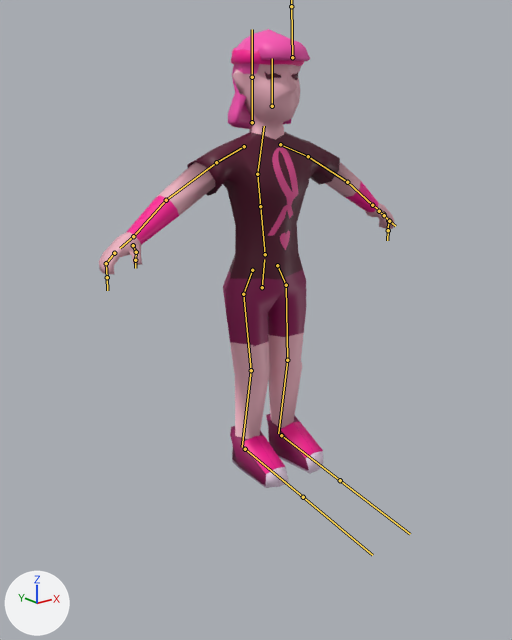
One commit to the FBX model Assets/Blender/zena raknica.fbx: the scene before it, then after it.
One viewpoint serves both versions: a 50 mm camera at (-1.117, -1.345, 0.946) aimed at (-0.049, -0.01, 0.412). The lights are fixed; the arrows at lower left show +X, +Y and +Z. The bones that bend it are drawn over the model as lines.
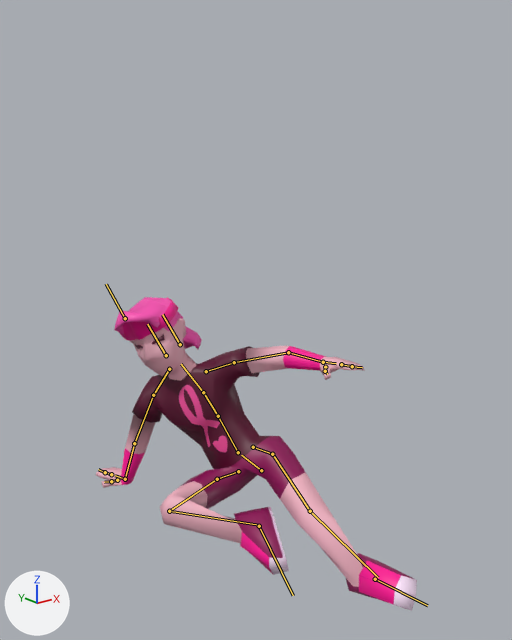
The newer file adds an action. The first version stands in its rest pose; the second is drawn at frame 48 of the action 'Armature|ArmatureAction'.

What differs and where, as boxes [x1, y1, x2, y2] in the pictures (512 x 640 px):
'Cube', posed (8% wider, 32% shorter): before [99, 29, 395, 488]; after [96, 297, 417, 611]
bone 'Bone', root to tip: before (262, 287) to (264, 259); after (261, 470) to (241, 455)
bone 'Bone.001', root to tip: before (265, 254) to (260, 206); after (238, 452) to (218, 416)
bone 'Bone.002', root to tip: before (260, 206) to (257, 174); after (218, 416) to (203, 392)
bone 'Bone.003', root to tip: before (257, 174) to (264, 126); after (203, 392) to (181, 364)
bone 'Bone.004', root to tip: before (272, 106) to (272, 58); after (166, 355) to (147, 324)
bone 'Bone.005', root to tip: before (252, 122) to (252, 77); after (180, 344) to (162, 314)
bone 'Bone.006', root to tip: before (292, 57) to (291, 6); after (125, 318) to (106, 284)
bone 'shoulder.L', root to tip: before (280, 144) to (308, 156); after (206, 371) to (234, 362)
bone 'arm2.L', root to tip: before (347, 182) to (372, 205); after (288, 352) to (323, 362)
bone 'fingers.L', root to tip: before (383, 214) to (388, 220); after (341, 364) to (352, 366)
bone 'fingers2.L', root to tip: before (388, 220) to (388, 230); after (352, 366) to (362, 367)
bone 'thumb.L', root to tip: before (379, 211) to (384, 215); after (325, 367) to (325, 371)
bone 'shoulder.R', root to tip: before (244, 146) to (216, 162); after (169, 369) to (153, 395)
bone 'arm.R', root to tip: before (216, 162) to (166, 200); after (153, 395) to (134, 443)
bone 'arm2.R', root to tip: before (166, 200) to (133, 236); after (134, 443) to (125, 479)
bone 'hand.R', root to tip: before (133, 236) to (120, 248); after (125, 479) to (115, 475)
bone 'fingers.R', root to tip: before (114, 253) to (106, 263); after (111, 474) to (105, 472)
bone 'fingers2.R', root to tip: before (106, 263) to (107, 277); after (105, 472) to (98, 469)
bone 'thumb.R', root to tip: before (133, 245) to (136, 252); after (117, 480) to (111, 481)
bone 'hip.L', root to tip: before (277, 265) to (286, 285); after (253, 447) to (272, 454)
bone 'thigh.L', root to tip: before (286, 285) to (287, 360); after (272, 454) to (310, 511)
bone 'leg.L', root to tip: before (287, 360) to (278, 433); after (310, 511) to (378, 577)
bone 'foot.L', root to tip: before (281, 435) to (340, 480); after (375, 579) to (427, 605)
bone 'hip.R', root to tip: before (252, 270) to (243, 294); after (238, 471) to (217, 479)
bone 'thigh.R', root to tip: before (243, 294) to (251, 370); after (217, 479) to (169, 511)
bone 'leg.R', root to tip: before (251, 370) to (242, 447); after (169, 511) to (259, 525)
bone 'foot.R', root to tip: before (245, 449) to (303, 497); after (259, 526) to (293, 595)

The change in detail:
Bone 'Bone' (bone_bone) moves from (0.0, 0.0, 0.0) to (0.0, -2.218, 0.334).
Bone 'Bone' (bone_bone) turns from (0, 0, 0) to (-73, -3, 59) degrees about its own x, y and z.
Bone 'Bone.001' (bone_bone_001) turns from (0, 0, 0) to (22, -5, -31) degrees about its own x, y and z.
Bone 'Bone.002' (bone_bone_002) turns from (0, 0, 0) to (11, 7, -3) degrees about its own x, y and z.
Bone 'Bone.003' (bone_bone_003) turns from (0, 0, 0) to (10, -8, -12) degrees about its own x, y and z.
Bone 'Bone.004' (bone_bone_004) moves from (0.0, 0.0, 0.0) to (-0.06, 0.001, -0.033).
Bone 'Bone.005' (bone_bone_005) moves from (0.0, 0.0, 0.0) to (-0.064, 0.073, -0.129).
Bone 'Bone.006' (bone_bone_006) moves from (0.0, 0.0, 0.0) to (-0.079, 0.225, -0.089).
Bone 'shoulder.L' (bone_shoulder_l) turns from (0, 0, 0) to (-13, -17, 21) degrees about its own x, y and z.
Bone 'arm2.L' (bone_arm2_l) turns from (0, 0, 0) to (21, 2, -4) degrees about its own x, y and z.
Bone 'fingers.L' (bone_fingers_l) turns from (0, 0, 0) to (-4, 1, 8) degrees about its own x, y and z.
Bone 'fingers2.L' (bone_fingers2_l) turns from (0, 0, 0) to (-5, -8, 55) degrees about its own x, y and z.
Bone 'thumb.L' (bone_thumb_l) turns from (0, 0, 0) to (-4, 3, 7) degrees about its own x, y and z.
Bone 'shoulder.R' (bone_shoulder_r) moves from (0.0, 0.0, 0.0) to (0.114, -0.042, -0.1).
Bone 'shoulder.R' (bone_shoulder_r) turns from (0, 0, 0) to (21, 12, 12) degrees about its own x, y and z.
Bone 'arm.R' (bone_arm_r) turns from (0, 0, 0) to (3, 2, 3) degrees about its own x, y and z.
Bone 'arm2.R' (bone_arm2_r) turns from (0, 0, 0) to (-6, -3, -3) degrees about its own x, y and z.
Bone 'hand.R' (bone_hand_r) turns from (0, 0, 0) to (-31, -25, -56) degrees about its own x, y and z.
Bone 'fingers.R' (bone_fingers_r) turns from (0, 0, 0) to (-4, 7, -5) degrees about its own x, y and z.
Bone 'fingers2.R' (bone_fingers2_r) turns from (0, 0, 0) to (-11, 7, -53) degrees about its own x, y and z.
Bone 'thumb.R' (bone_thumb_r) moves from (0.0, 0.0, 0.0) to (0.032, -0.024, -0.014).
Bone 'thumb.R' (bone_thumb_r) turns from (0, 0, 0) to (1, 6, -42) degrees about its own x, y and z.
Bone 'hip.L' (bone_hip_l) turns from (0, 0, 0) to (-4, 10, -13) degrees about its own x, y and z.
Bone 'thigh.L' (bone_thigh_l) turns from (0, 0, 0) to (11, 4, 5) degrees about its own x, y and z.
Bone 'leg.L' (bone_leg_l) turns from (0, 0, 0) to (2, -2, 3) degrees about its own x, y and z.
Bone 'foot.L' (bone_foot_l) turns from (0, 0, 0) to (-48, 22, 10) degrees about its own x, y and z.
Bone 'hip.R' (bone_hip_r) turns from (0, 0, 0) to (119, 65, 29) degrees about its own x, y and z.
Bone 'thigh.R' (bone_thigh_r) turns from (0, 0, 0) to (-39, -3, 14) degrees about its own x, y and z.
Bone 'leg.R' (bone_leg_r) turns from (0, 0, 0) to (-87, 33, 43) degrees about its own x, y and z.
Bone 'foot.R' (bone_foot_r) turns from (0, 0, 0) to (-27, 17, -28) degrees about its own x, y and z.
